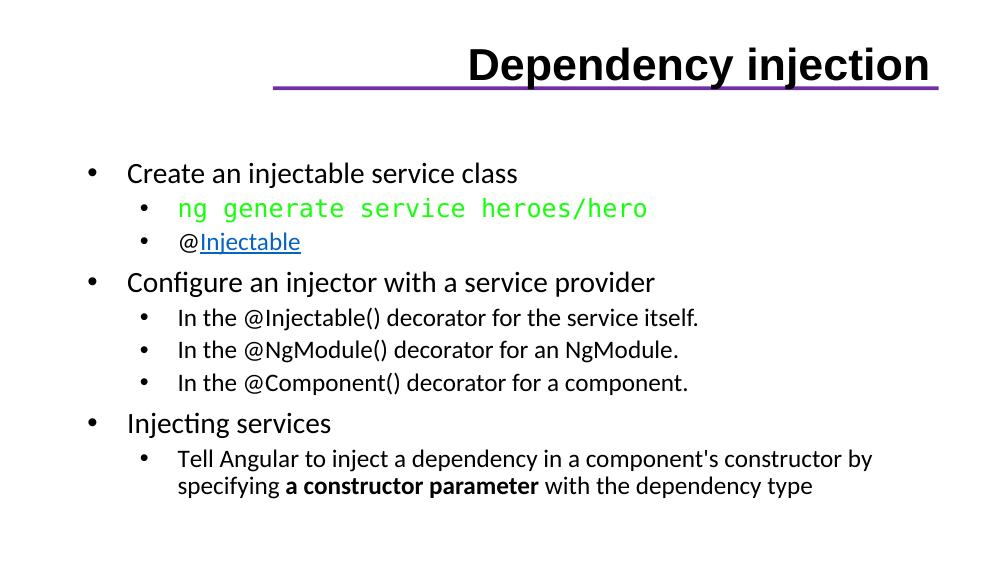
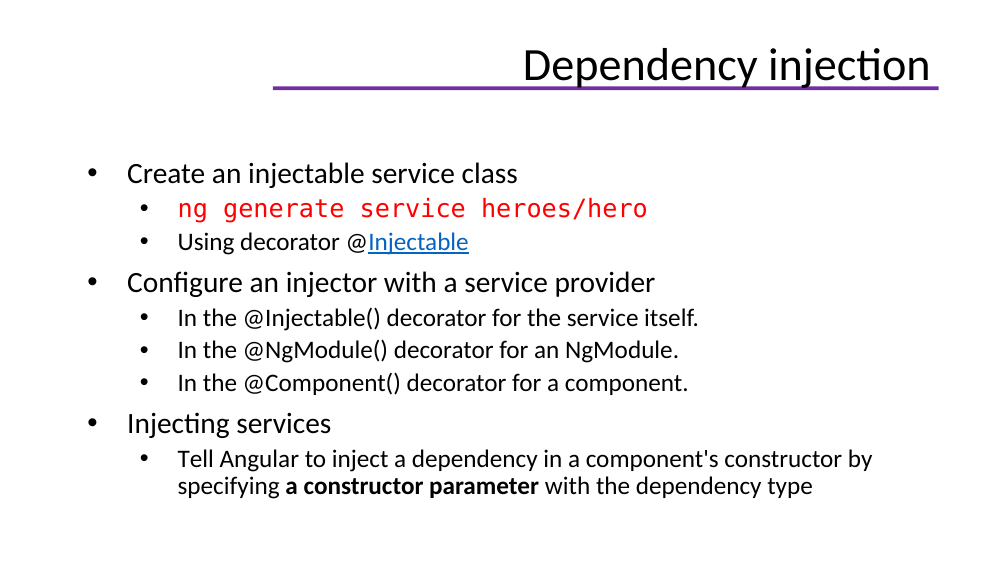
Before and after one commit to helenhash/angular-training, a slide deck: slide 82 of docs/Angular Training.pptx (slide 81 before the commit). Drawn at 1008x567 pixels with LibreOffice and Linux fonts; fonts in the diff are those of the drawing; background and template pictures are left out. Boxes give left, top, right and bottom in pixels: in the first picture for what was removed or moved away, otherwise in the second. Text is boxed around its words. In the diff, an @@ line names an element or a change of style, - is before the commit and + after.

```diff
--- a/docs/Angular Training.pptx
+++ b/docs/Angular Training.pptx
@@ title "Dependency injection" at [523,48,931,90]: size 32 to 33 pt, font Arial to Calibri, bold off @@
@@ text at [178,198,648,223]: text colour #17FF0B to #FF0000 in "ng generate service heroes/hero" @@
@@ text at [178,232,469,255]: text changed; text colour #0563C1 to #000000 @@
-  • @Injectable
+  • Using decorator @Injectable
```
Also in this commit, not shown: 19 other slides changed, 3 slides added.
